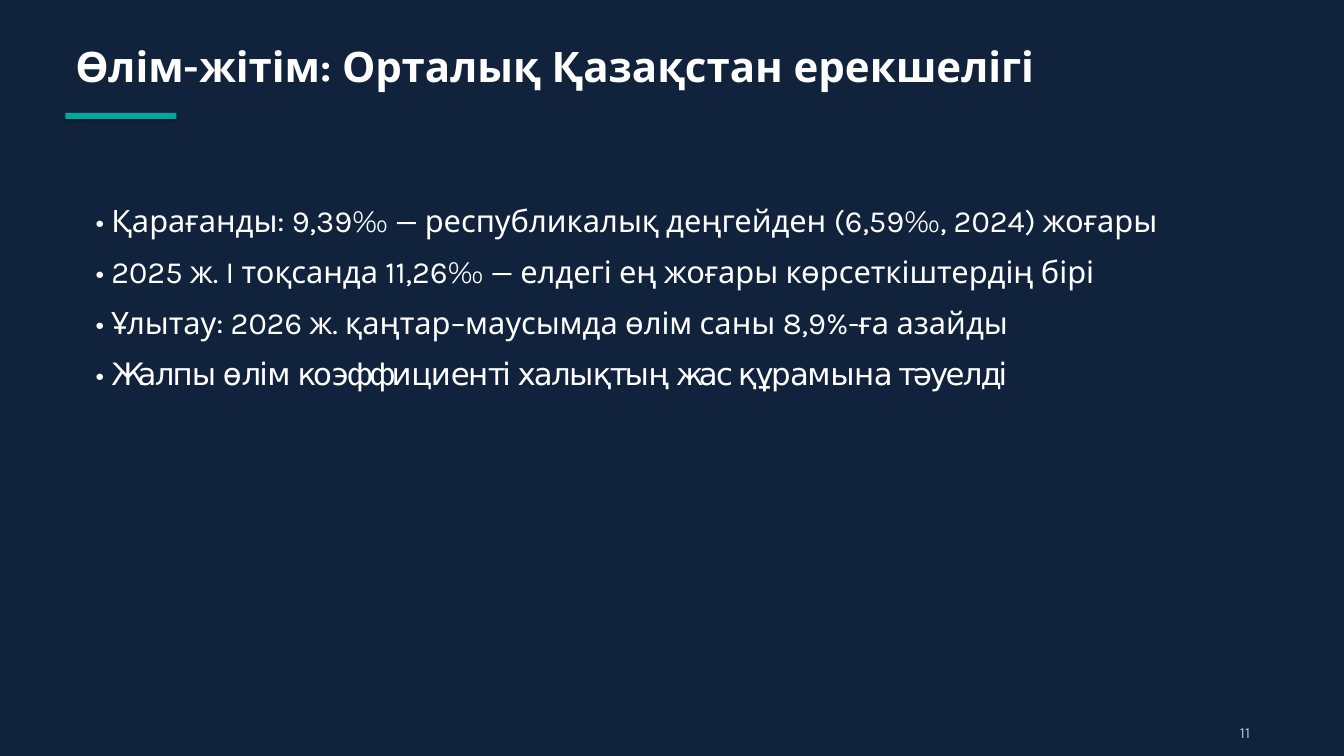
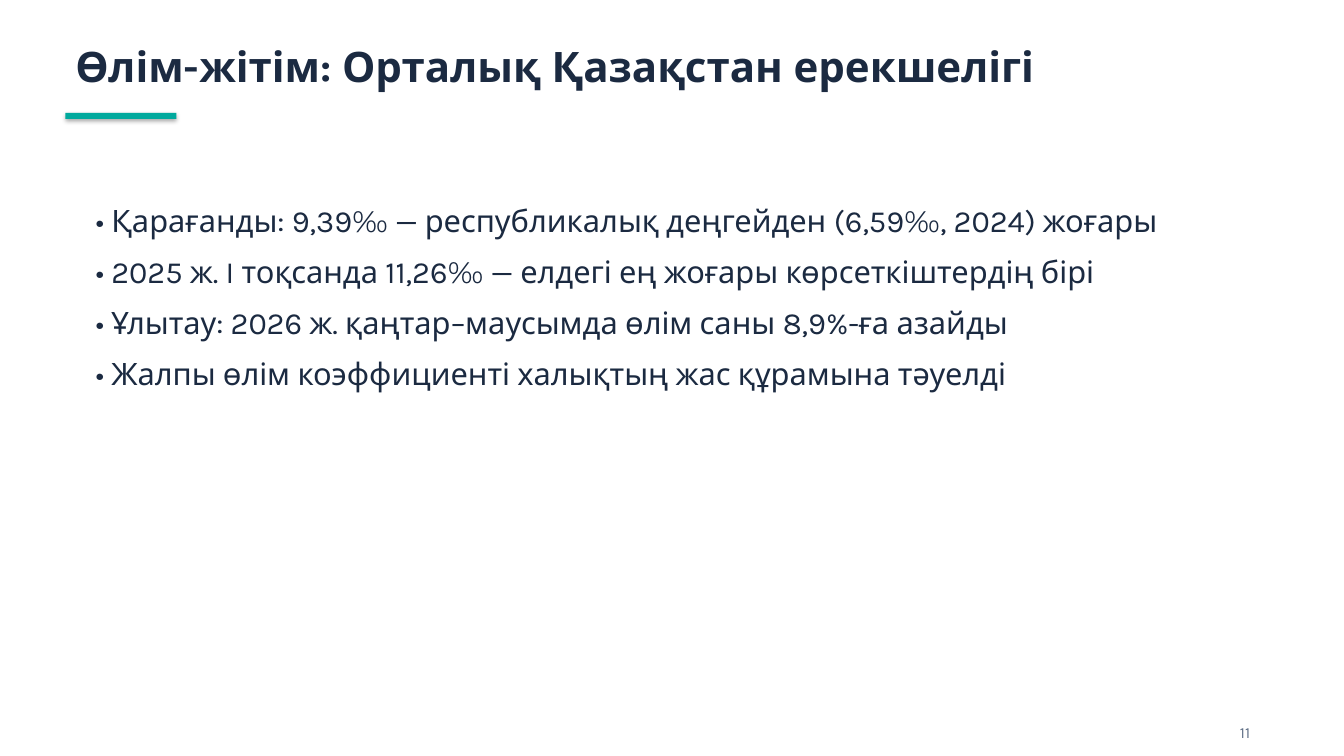
Before and after one commit to aizhanzhansarbaeva-ai/test, a slide deck: slide 11 of presentation/Табиғи_өсім_Орталық_Қазақстан_2025.pptx. Drawn at 1344x756 pixels with LibreOffice and Linux fonts; fonts in the diff are those of the drawing. Boxes give left, top, right and bottom in pixels: in the first picture for what was removed or moved away, otherwise in the second. Text is boxed around its words. In the diff, an @@ line names an element or a change of style, - is before the commit and + after.

```diff
--- a/presentation/Табиғи_өсім_Орталық_Қазақстан_2025.pptx
+++ b/presentation/Табиғи_өсім_Орталық_Қазақстан_2025.pptx
@@ background #11233C to #FFFFFF @@
@@ text "Өлім-жітім: Орталық Қазақстан ерекшелігі" at (x1=75, y1=50, x2=1034, y2=92): text colour #FFFFFF to #1B2A41 @@
@@ text "• Қарағанды: 9,39‰ — республикалық ..." at (x1=111, y1=208, x2=1158, y2=393): text colour #FFFFFF to #1B2A41 @@
@@ text "11" at (x1=1240, y1=728, x2=1250, y2=738): text colour #B5C4D6 to #5E6E85 @@
```
Also in this commit, not shown: 12 other slides changed.
